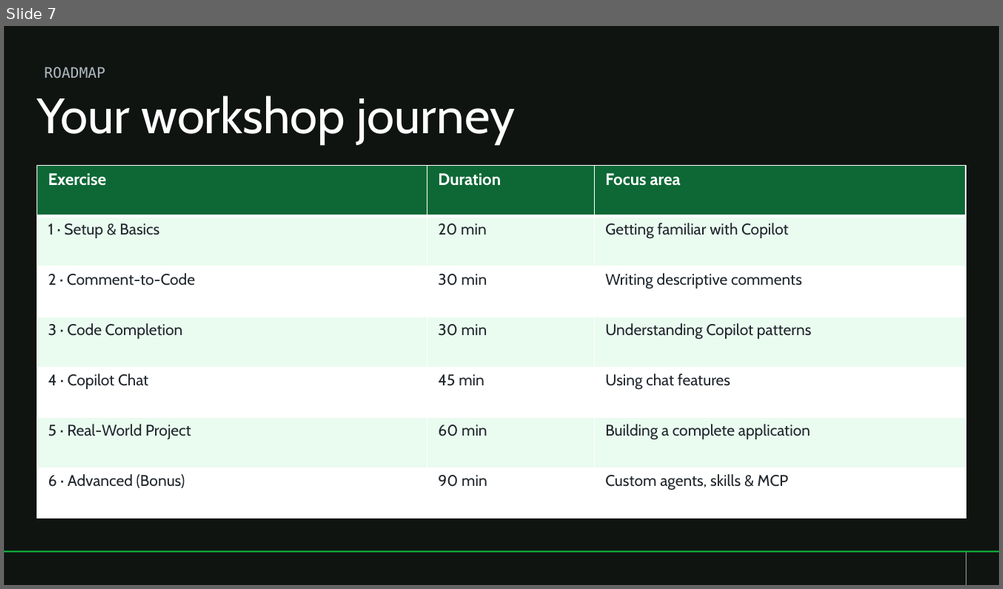
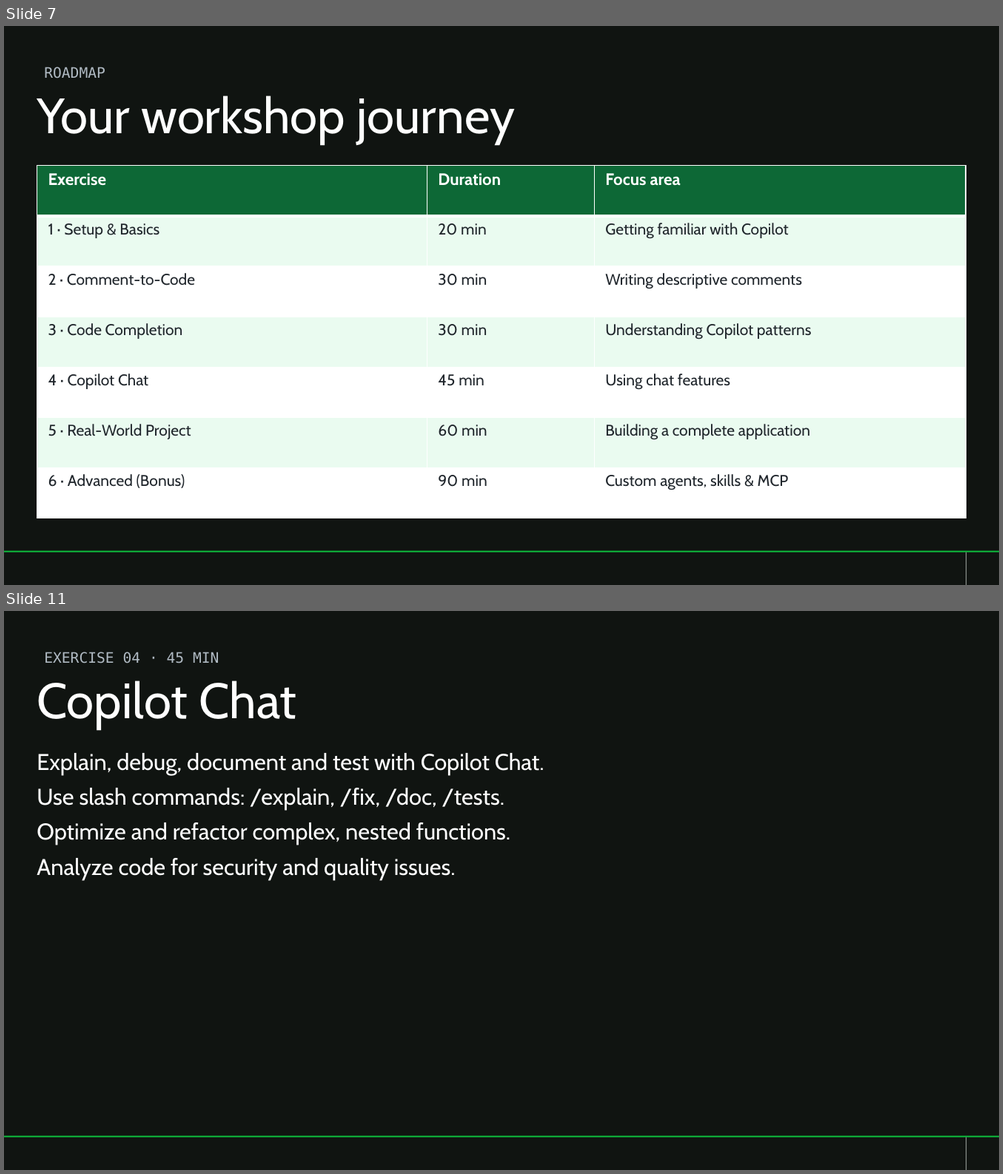
Before and after one commit to abhi-singhs/github-copilot-workshop, a slide deck: resources/github-copilot-workshop.pptx. Shown one above the other, each under a label of ours: slide 7 before the commit, slides 7 and 11 after it; the slides between them are not shown. The pictures are 1003x589 and 1003x1174 pixels, drawn with LibreOffice and Linux fonts; fonts in the diff are those of the drawing; background and template pictures are left out. Boxes give left, top, right and bottom in pixels: in the first picture for what was removed or moved away, otherwise in the second. Text is boxed around its words. In the diff, an @@ line names an element or a change of style, - is before the commit and + after.

```diff
--- a/resources/github-copilot-workshop.pptx
+++ b/resources/github-copilot-workshop.pptx
@@ slide 11 added at <box>4,611,999,1170</box>, background #101411; not listed: 2 template elements that a slide beside it also shows @@
@@ text added at <box>44,652,219,664</box>, 14 pt, text #B0BAC3 @@
+EXERCISE 04 · 45 MIN
@@ title added at <box>37,681,296,730</box>, 48 pt, text #FFFFFF @@
+Copilot Chat
@@ text added at <box>37,753,544,880</box>, 22 pt, text #FFFFFF @@
+Explain, debug, document and test with Copilot Chat.
+Use slash commands: /explain, /fix, /doc, /tests.
+Optimize and refactor complex, nested functions.
+Analyze code for security and quality issues.
```
Also in this commit, not shown: 5 other slides added.
